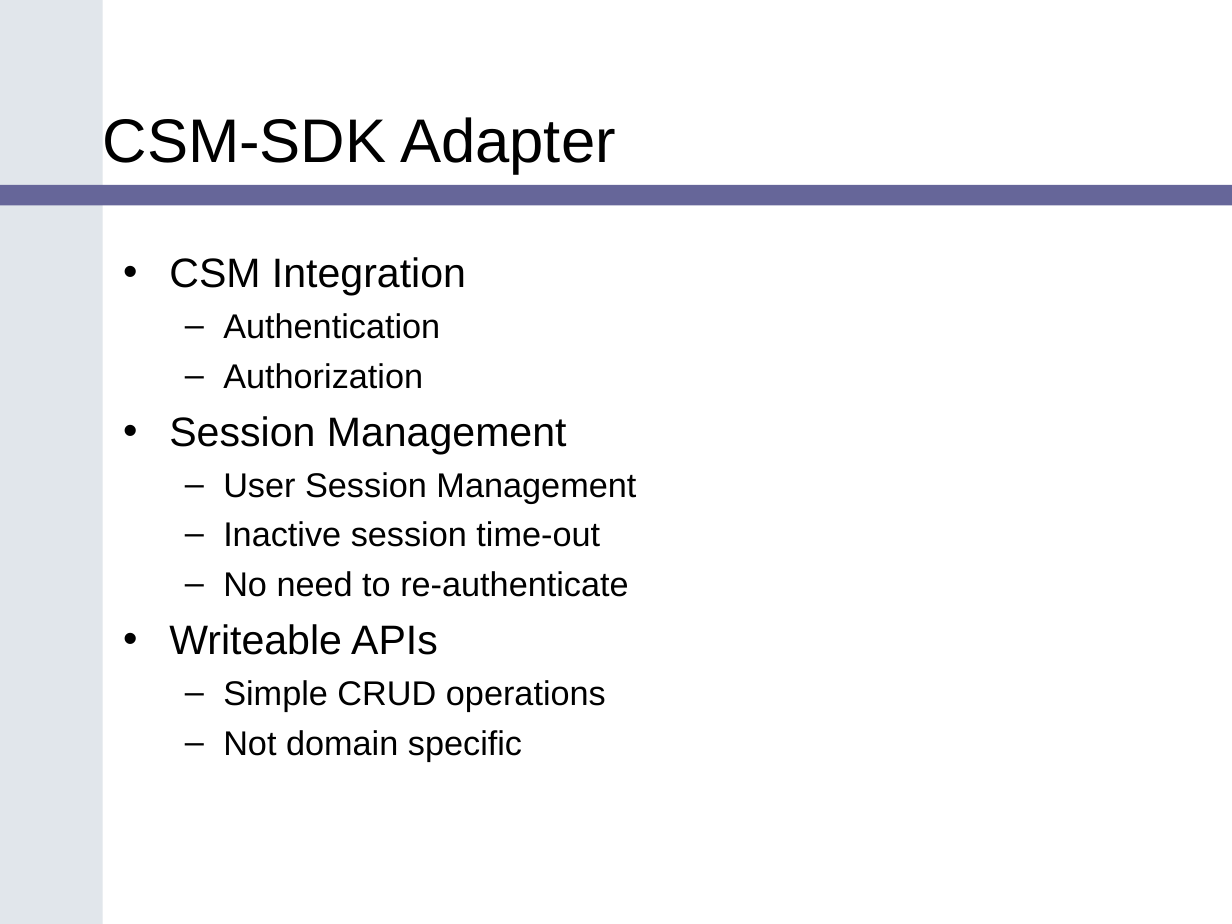
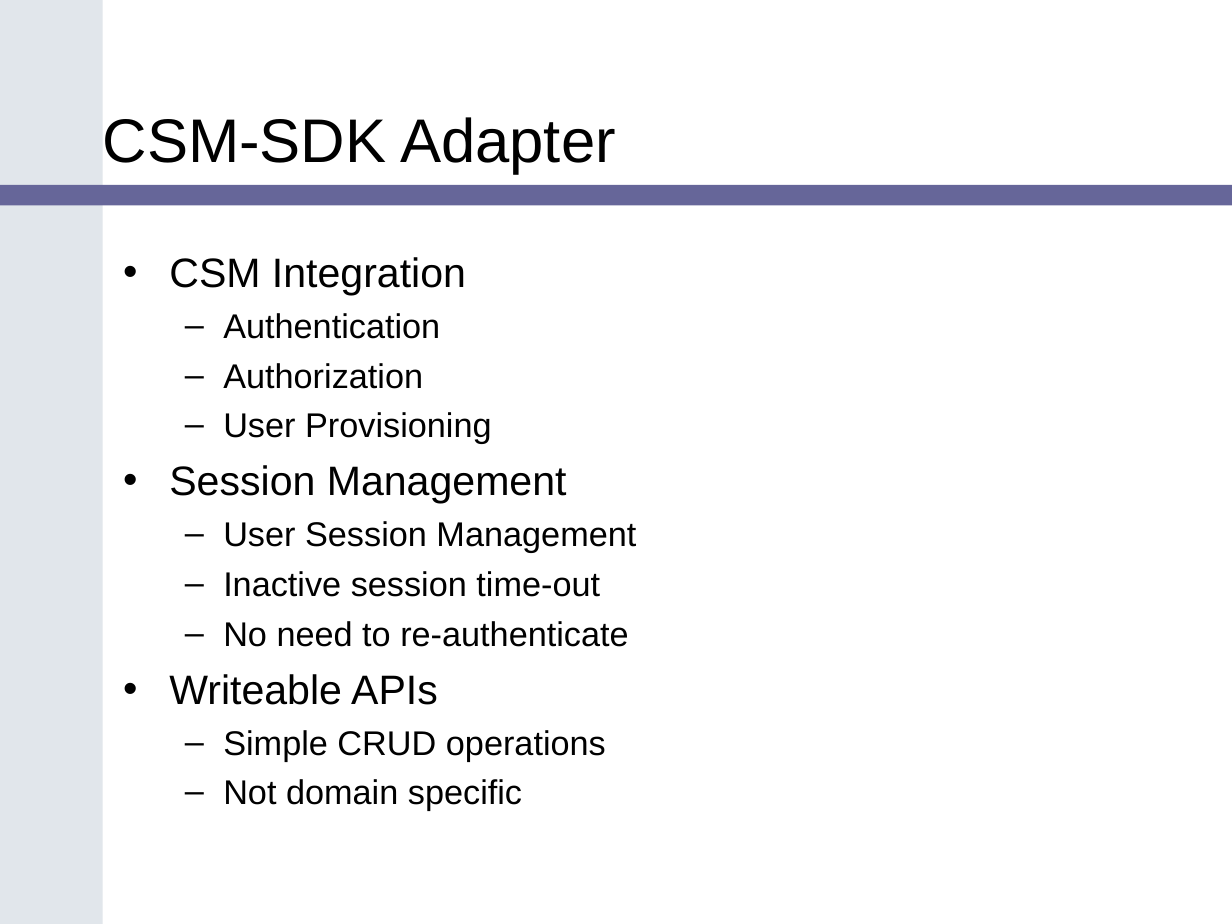
Before and after one commit to CBIIT/common-security-module-docs, a slide deck: slide 6 of Presentations/SDK_Bootcamp_CSM_v1.ppt. Drawn at 1232x924 pixels with LibreOffice and Linux fonts; fonts in the diff are those of the drawing; background and template pictures are left out. Boxes give left, top, right and bottom in pixels: in the first picture for what was removed or moved away, otherwise in the second. Text is boxed around its words. In the diff, an @@ line names an element or a change of style, - is before the commit and + after.

```diff
--- a/Presentations/SDK_Bootcamp_CSM_v1.ppt
+++ b/Presentations/SDK_Bootcamp_CSM_v1.ppt
@@ text at box(223, 412, 492, 444): paragraph added @@
+  – User Provisioning
```
Also in this commit, not shown: 2 other slides changed, 2 other files.
